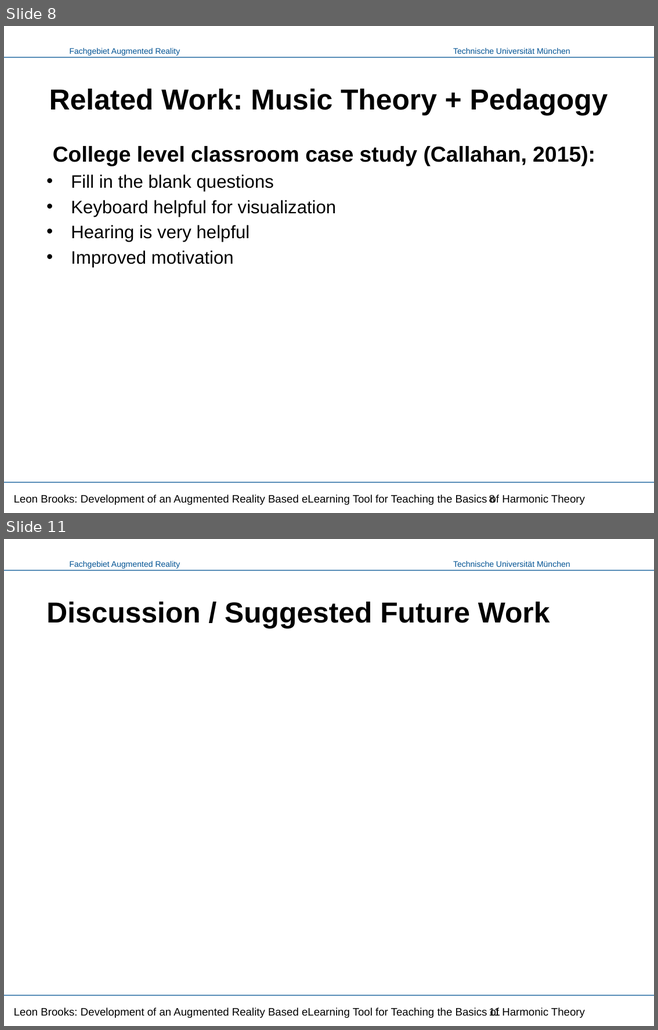
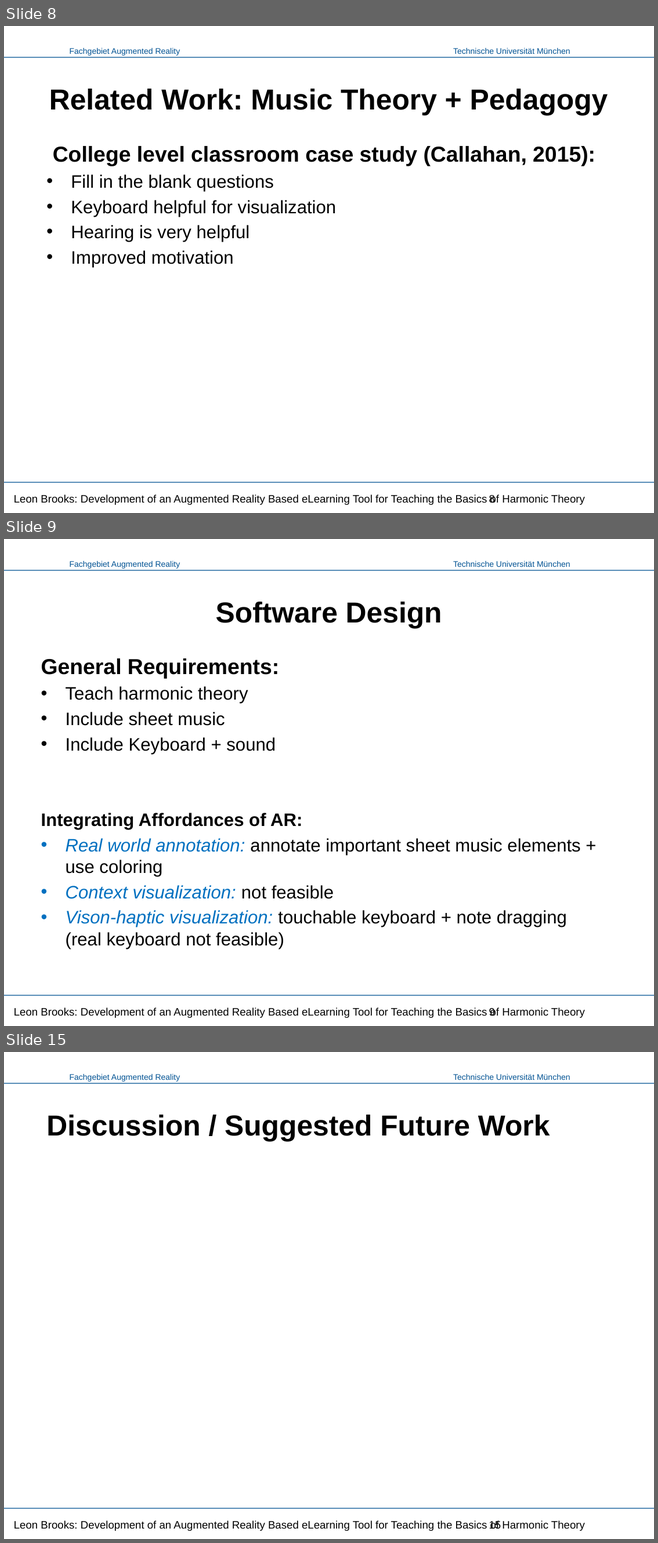
Before and after one commit to LeonBrooks/AR-Music-Theory-eLearing, a slide deck: Presentation/Music Vision - Presentation.pptx. Shown one above the other, each under a label of ours: slides 8 and 11 before the commit, slides 8, 9 and 15 after it; the slides between them are not shown. The pictures are 658x1030 and 658x1543 pixels, drawn with LibreOffice and Linux fonts; fonts in the diff are those of the drawing; background and template pictures are left out. Boxes give left, top, right and bottom in pixels: in the first picture for what was removed or moved away, otherwise in the second. Text is boxed around its words. In the diff, an @@ line names an element or a change of style, - is before the commit and + after.

```diff
--- a/Presentation/Music Vision - Presentation.pptx
+++ b/Presentation/Music Vision - Presentation.pptx
@@ slide 9 added at [4, 539, 654, 1026], background #FFFFFF; not listed: 4 template elements that a slide beside it also shows @@
@@ title added at [216, 602, 442, 629], 32 pt, text #000000, bold @@
+Software Design
@@ text added at [41, 658, 580, 949], 20 pt, text #000000 @@
+General Requirements:
+• Teach harmonic theory
+• Include sheet music
+• Include Keyboard + sound
+Integrating Affordances of AR:
+• Real world annotation: annotate important sheet music elements + use coloring
+• Context visualization: not feasible
+• Vison-haptic visualization: touchable keyboard + note dragging (real keyboard not feasible)
@@ text added at [14, 1008, 585, 1018], 12 pt, text #000000 @@
+Leon Brooks: Development of an Augmented Reality Based eLearning Tool for Teaching the Basics of Harmonic Theory
@@ page number added at [489, 1008, 495, 1019], 12 pt, text #000000 @@
+9
@@ what was slide 11 is now slide 15 @@
@@ page number at [489, 1521, 501, 1529]: text changed @@
-11
+15
```
Also in this commit, not shown: 2 slides changed, 3 other slides added.
